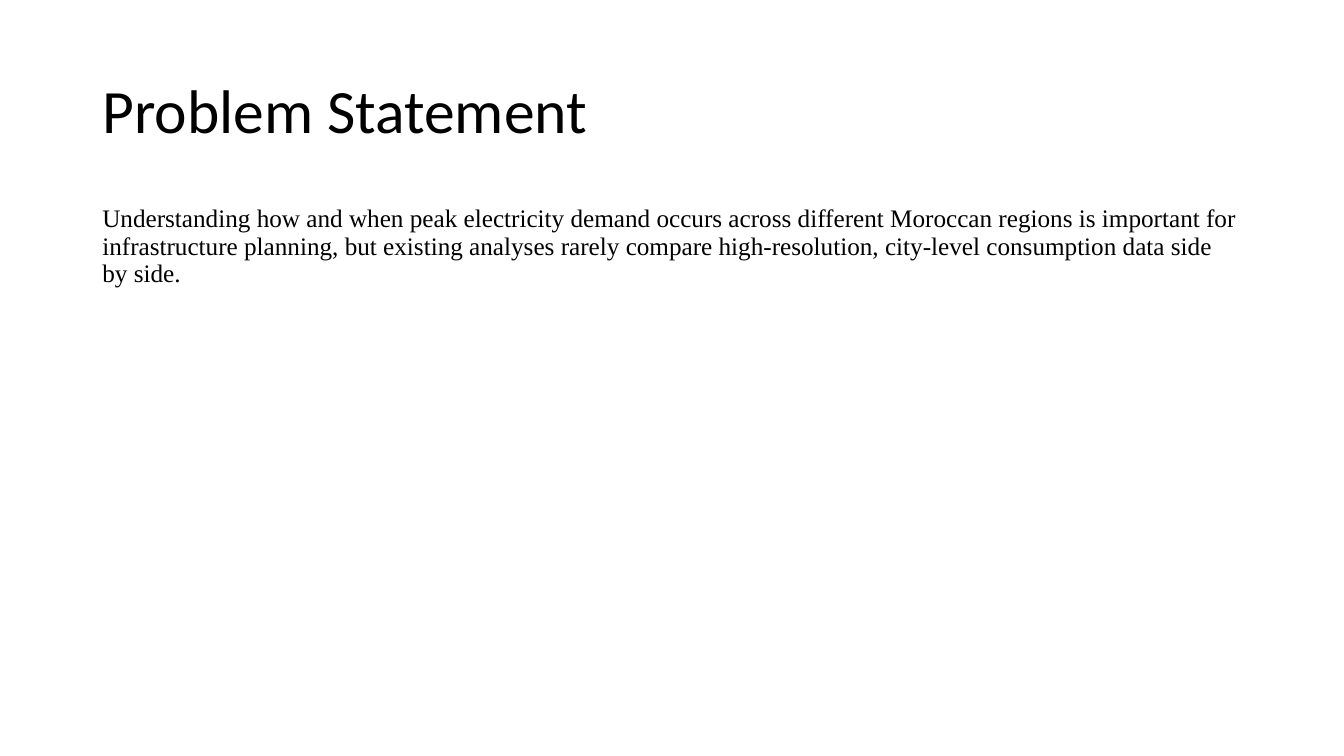
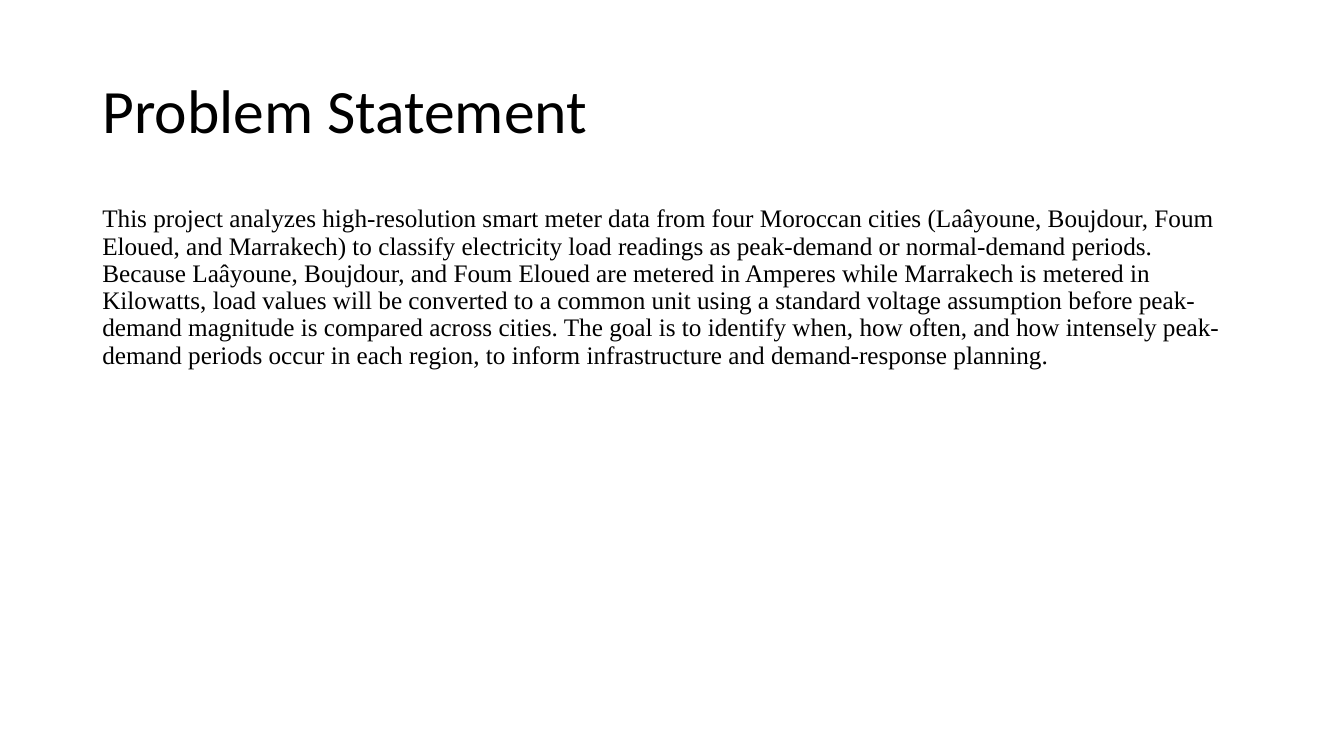
Before and after one commit to Foxman301/ANA500Project, a slide deck: slide 2 of ANA500_Micro-Project_JonathanEspedal.pptx. Drawn at 1344x756 pixels with LibreOffice and Linux fonts; fonts in the diff are those of the drawing. Boxes give left, top, right and bottom in pixels: in the first picture for what was removed or moved away, otherwise in the second. Text is boxed around its words. In the diff, an @@ line names an element or a change of style, - is before the commit and + after.

Commit message:
Week 2 Micro Proj
New push of code pdf, proper cleaned data set. Last one I did not retain DateTime as a row because index was set to false, and the powerpoint

```diff
--- a/ANA500_Micro-Project_JonathanEspedal.pptx
+++ b/ANA500_Micro-Project_JonathanEspedal.pptx
@@ text at (x1=102, y1=209, x2=1219, y2=370): text changed @@
-Understanding how and when peak electricity demand occurs across different Moroccan regions is important for infrastructure planning, but existing analyses rarely compare high-resolution, city-level consumption data side by side.
+This project analyzes high-resolution smart meter data from four Moroccan cities (Laâyoune, Boujdour, Foum Eloued, and Marrakech) to classify electricity load readings as peak-demand or normal-demand periods. Because Laâyoune, Boujdour, and Foum Eloued are metered in Amperes while Marrakech is metered in Kilowatts, load values will be converted to a common unit using a standard voltage assumption before peak-demand magnitude is compared across cities. The goal is to identify when, how often, and how intensely peak-demand periods occur in each region, to inform infrastructure and demand-response planning.
```
Also in this commit, not shown: 5 other slides changed, 2 slides added, 2 slides removed, 2 other files.
